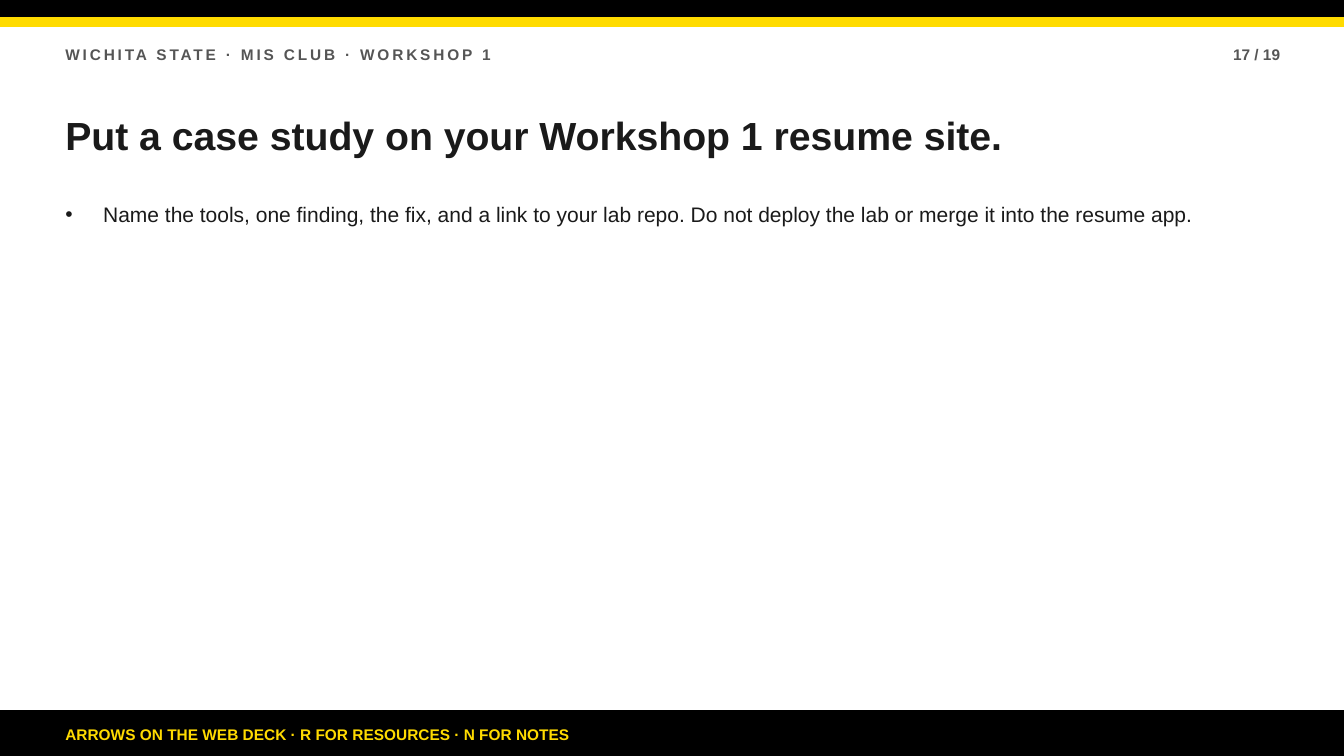
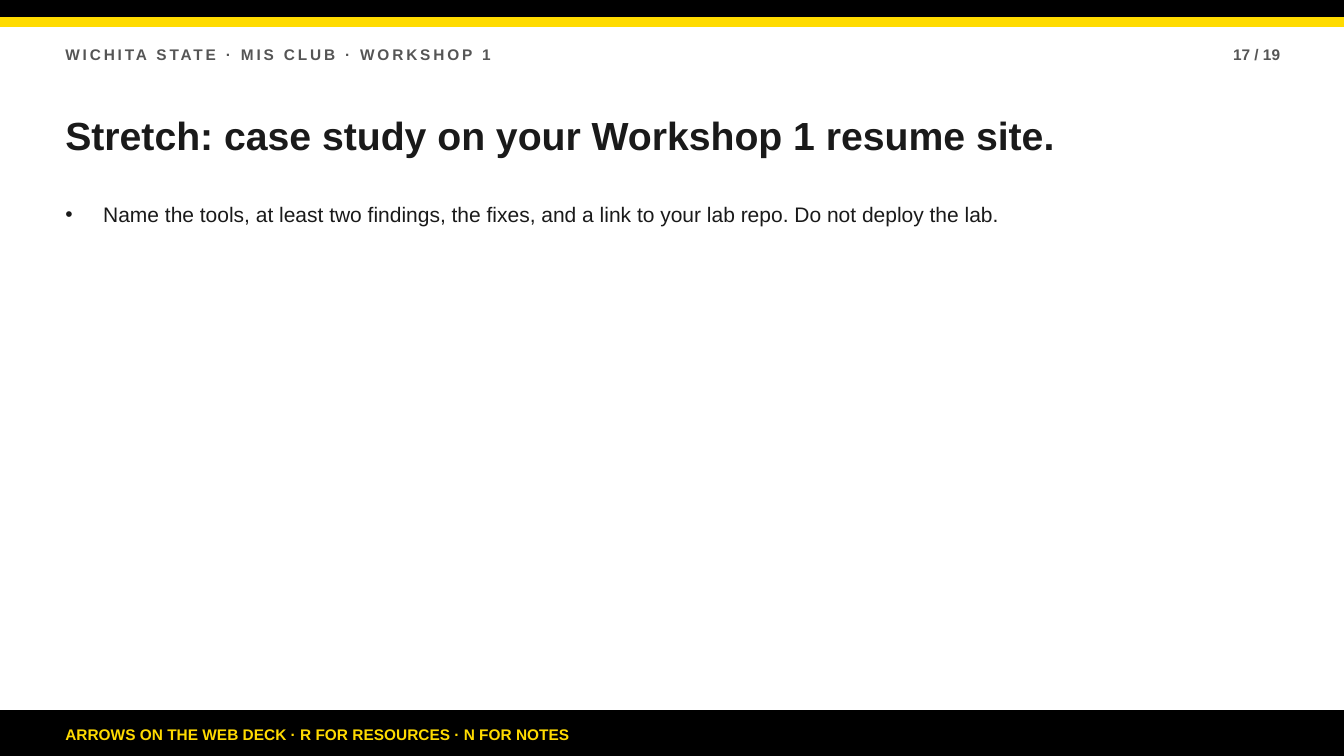
Before and after one commit to bsbcyber/workshop-site, a slide deck: slide 17 of Workshop-2-Secure-Development.pptx. Drawn at 1344x756 pixels with LibreOffice and Linux fonts; fonts in the diff are those of the drawing. Boxes give left, top, right and bottom in pixels: in the first picture for what was removed or moved away, otherwise in the second. Text is boxed around its words. In the diff, an @@ line names an element or a change of style, - is before the commit and + after.

Commit message:
Align Workshop 2 site to partner pacing and Must/Should/Stretch.
Update facilitator guide, agenda, student walkthrough, deck, and PPTX so the 2-hour lab uses discussion partners, hard gates, and tiered completion.

```diff
--- a/Workshop-2-Secure-Development.pptx
+++ b/Workshop-2-Secure-Development.pptx
@@ text at (x1=65, y1=121, x2=1054, y2=158): text changed @@
-Put a case study on your Workshop 1 resume site.
+Stretch: case study on your Workshop 1 resume site.
@@ text at (x1=103, y1=206, x2=999, y2=227): text changed @@
-• Name the tools, one finding, the fix, and a link to your lab repo. Do not deploy the lab or merge it into the resume app.
+• Name the tools, at least two findings, the fixes, and a link to your lab repo. Do not deploy the lab.
```
Also in this commit, not shown: 16 other slides changed, 1 slide added, 1 slide removed, 5 other files.
